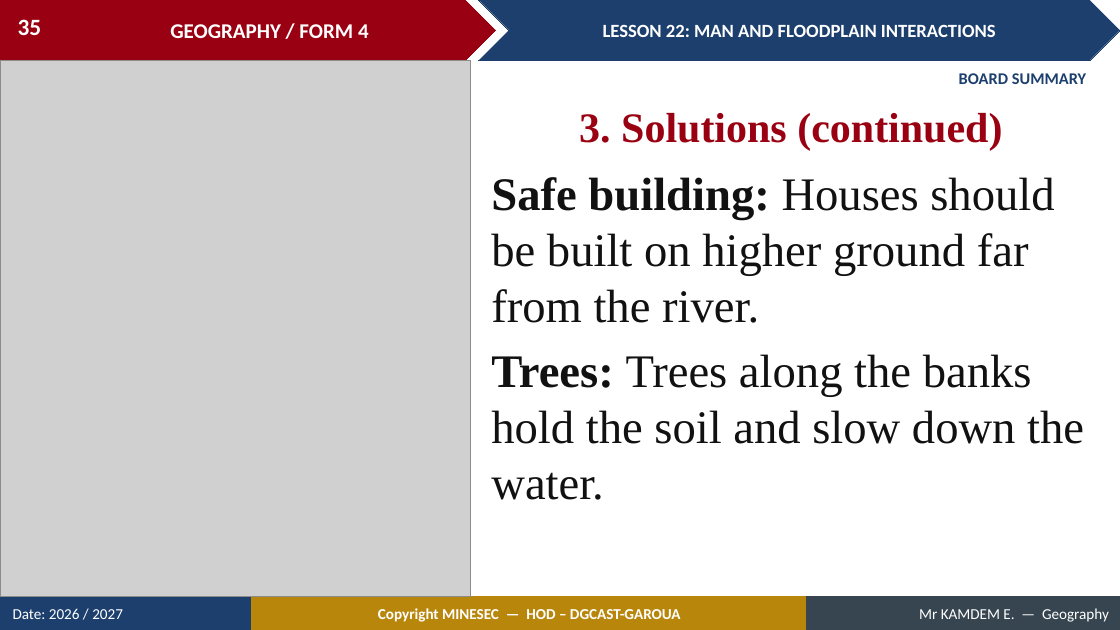
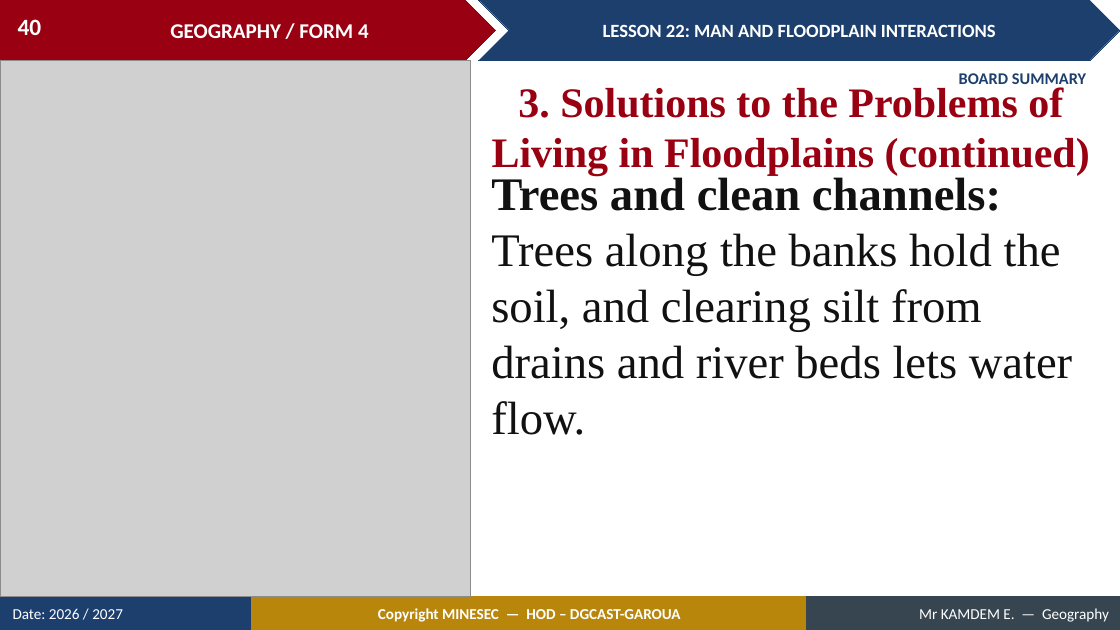
Before and after one commit to Berthautk/linea-github, a slide deck: slide 40 of lecons/F3/26_FORM4_LESSON22_Man_and_Floodplain_Interactions.pptx (slide 35 before the commit). Drawn at 1120x630 pixels with LibreOffice and Linux fonts; fonts in the diff are those of the drawing; grey boxes stand for pictures. Boxes give left, top, right and bottom in pixels: in the first picture for what was removed or moved away, otherwise in the second. Text is boxed around its words. In the diff, an @@ line names an element or a change of style, - is before the commit and + after.

```diff
--- a/lecons/F3/26_FORM4_LESSON22_Man_and_Floodplain_Interactions.pptx
+++ b/lecons/F3/26_FORM4_LESSON22_Man_and_Floodplain_Interactions.pptx
@@ page number at (18, 19, 42, 35): text changed @@
-35
+40
@@ text at (492, 87, 1090, 176): text changed @@
-3. Solutions (continued)
+3. Solutions to the Problems of Living in Floodplains (continued)
@@ text at (491, 174, 1072, 435): text changed @@
-Safe building: Houses should be built on higher ground far from the river.
-Trees: Trees along the banks hold the soil and slow down the water.
+Trees and clean channels: Trees along the banks hold the soil, and clearing silt from drains and river beds lets water flow.
```
Also in this commit, not shown: 21 other slides changed, 6 slides added, 1 slide removed, 11 other files.
